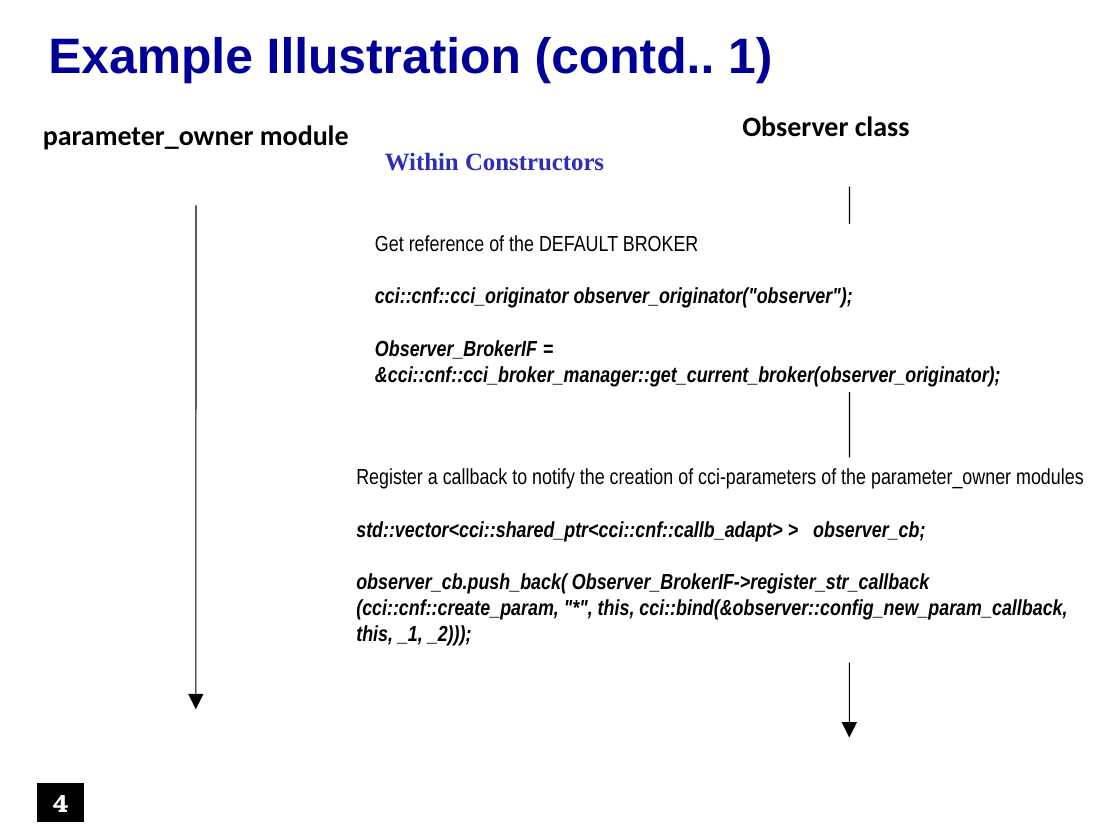
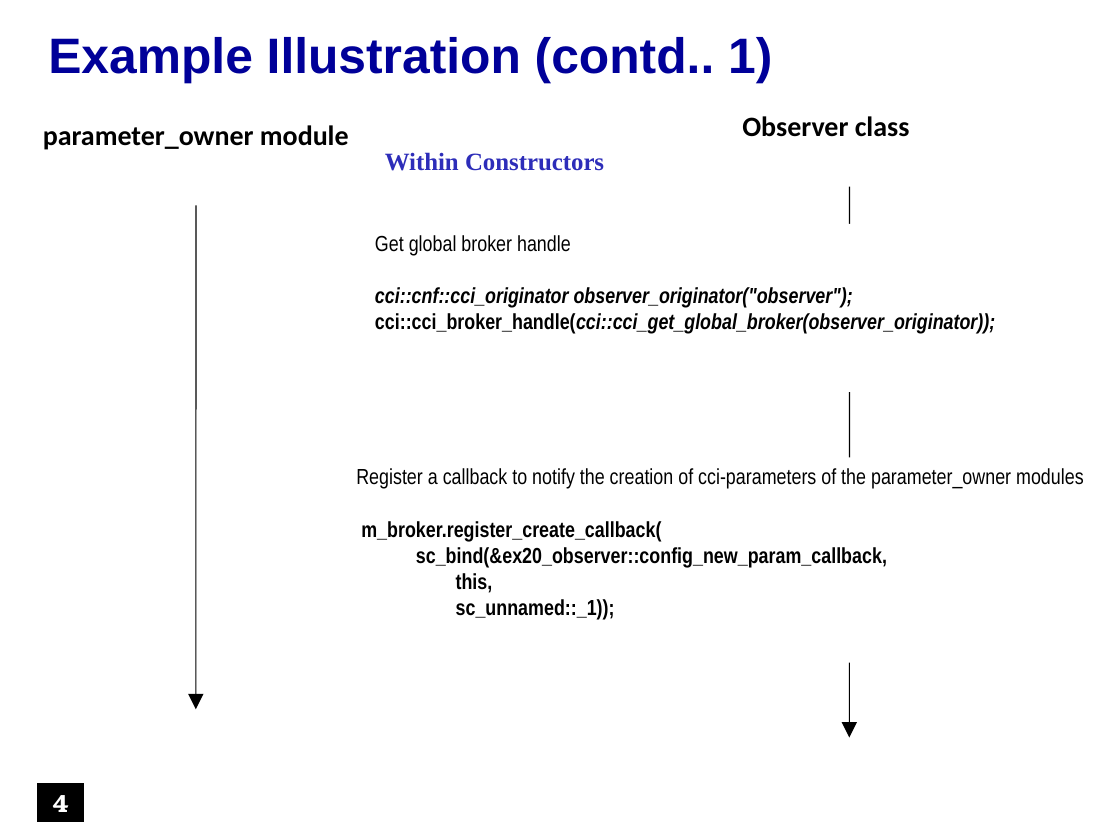
Before and after one commit to accellera-official/cci, a slide deck: slide 4 of examples/ex20_Tracing_Parameter_Activity/docs/ex20_Tracing_Parameter_Activity.ppt. Drawn at 1120x840 pixels with LibreOffice and Linux fonts; fonts in the diff are those of the drawing; background and template pictures are left out. Boxes give left, top, right and bottom in pixels: in the first picture for what was removed or moved away, otherwise in the second. Text is boxed around its words. In the diff, an @@ line names an element or a change of style, - is before the commit and + after.

```diff
--- a/examples/ex20_Tracing_Parameter_Activity/docs/ex20_Tracing_Parameter_Activity.ppt
+++ b/examples/ex20_Tracing_Parameter_Activity/docs/ex20_Tracing_Parameter_Activity.ppt
@@ text at <box>375,235,995,334</box>: text changed @@
-Get reference of the DEFAULT BROKER
-cci::cnf::cci_originator observer_originator("observer");
-Observer_BrokerIF = &cci::cnf::cci_broker_manager::get_current_broker(observer_originator);
+Get global broker handle
+cci::cnf::cci_originator observer_originator("observer");
+cci::cci_broker_handle(cci::cci_get_global_broker(observer_originator));
@@ text at <box>356,468,1084,620</box>: text changed; italic off @@
-Register a callback to notify the creation of cci-parameters of the parameter_owner modules
-std::vector<cci::shared_ptr<cci::cnf::callb_adapt> > observer_cb;
-observer_cb.push_back( Observer_BrokerIF->register_str_callback (cci::cnf::create_param, "*", this, cci::bind(&observer::config_new_param_callback, this, _1, _2)));
+Register a callback to notify the creation of cci-parameters of the parameter_owner modules
+m_broker.register_create_callback(
+sc_bind(&ex20_observer::config_new_param_callback,
+this,
+sc_unnamed::_1));
```
Also in this commit, not shown: 6 other slides changed, 12 other files.
